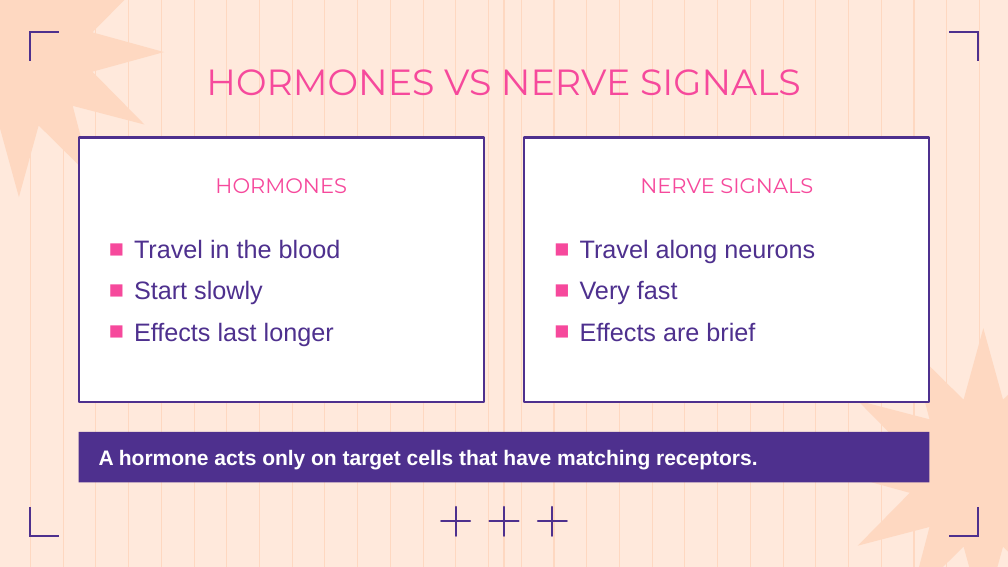
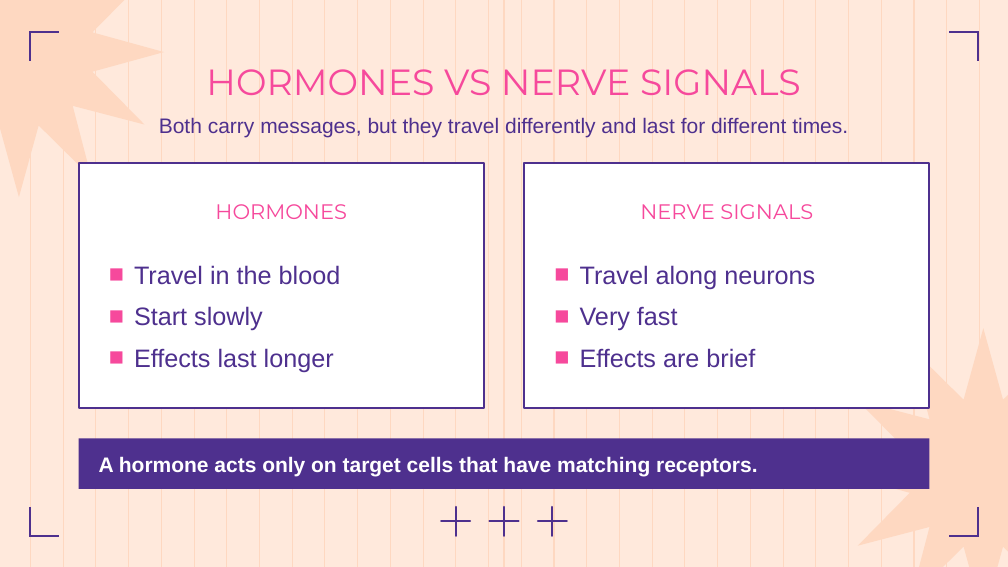
Before and after one commit to Ezkiel2004/Anthropotomy, a slide deck: slide 8 of docs/body-systems/endocrine-system.pptx (slide 7 before the commit). Drawn at 1008x567 pixels with LibreOffice and Linux fonts; fonts in the diff are those of the drawing. Boxes give left, top, right and bottom in pixels: in the first picture for what was removed or moved away, otherwise in the second. Text is boxed around its words. In the diff, an @@ line names an element or a change of style, - is before the commit and + after.

```diff
--- a/docs/body-systems/endocrine-system.pptx
+++ b/docs/body-systems/endocrine-system.pptx
@@ text added at bbox=[159, 117, 848, 138], 15 pt, text #4E308E @@
+Both carry messages, but they travel differently and last for different times.
@@ rectangle: place and size @@
-rectangle at bbox=[79, 137, 484, 401]
+rectangle at bbox=[79, 163, 484, 408]
@@ rectangle: place and size @@
-rectangle at bbox=[524, 137, 929, 401]
+rectangle at bbox=[524, 163, 929, 408]
@@ text "HORMONES": place and size @@
-text "HORMONES" at bbox=[215, 178, 347, 193]
+text "HORMONES" at bbox=[215, 204, 347, 219]
@@ text "NERVE SIGNALS": place and size @@
-text "NERVE SIGNALS" at bbox=[640, 178, 813, 193]
+text "NERVE SIGNALS" at bbox=[640, 204, 813, 219]
@@ text "Travel in the blood": place and size @@
-text "Travel in the blood" at bbox=[134, 239, 341, 347]
+text "Travel in the blood" at bbox=[134, 265, 341, 372]
@@ text "Travel along neurons": place and size @@
-text "Travel along neurons" at bbox=[580, 239, 815, 342]
+text "Travel along neurons" at bbox=[580, 265, 815, 368]
@@ rectangle "A hormone acts only on ...": place and size @@
-rectangle "A hormone acts only on ..." at bbox=[79, 432, 929, 483]
+rectangle "A hormone acts only on ..." at bbox=[79, 438, 929, 489]
```
Also in this commit, not shown: 5 other slides changed, 1 slide added, 10 other files.
